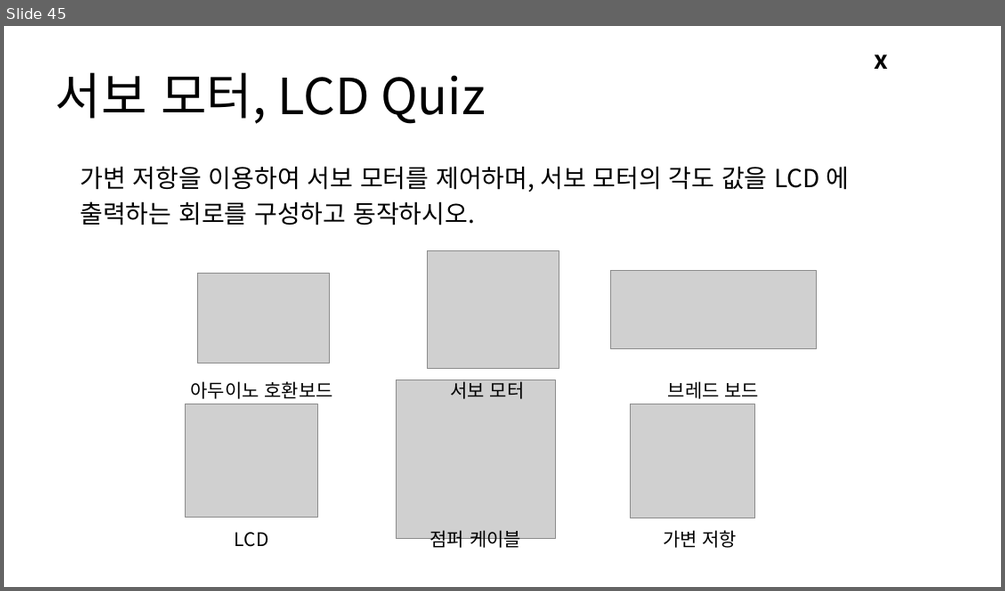
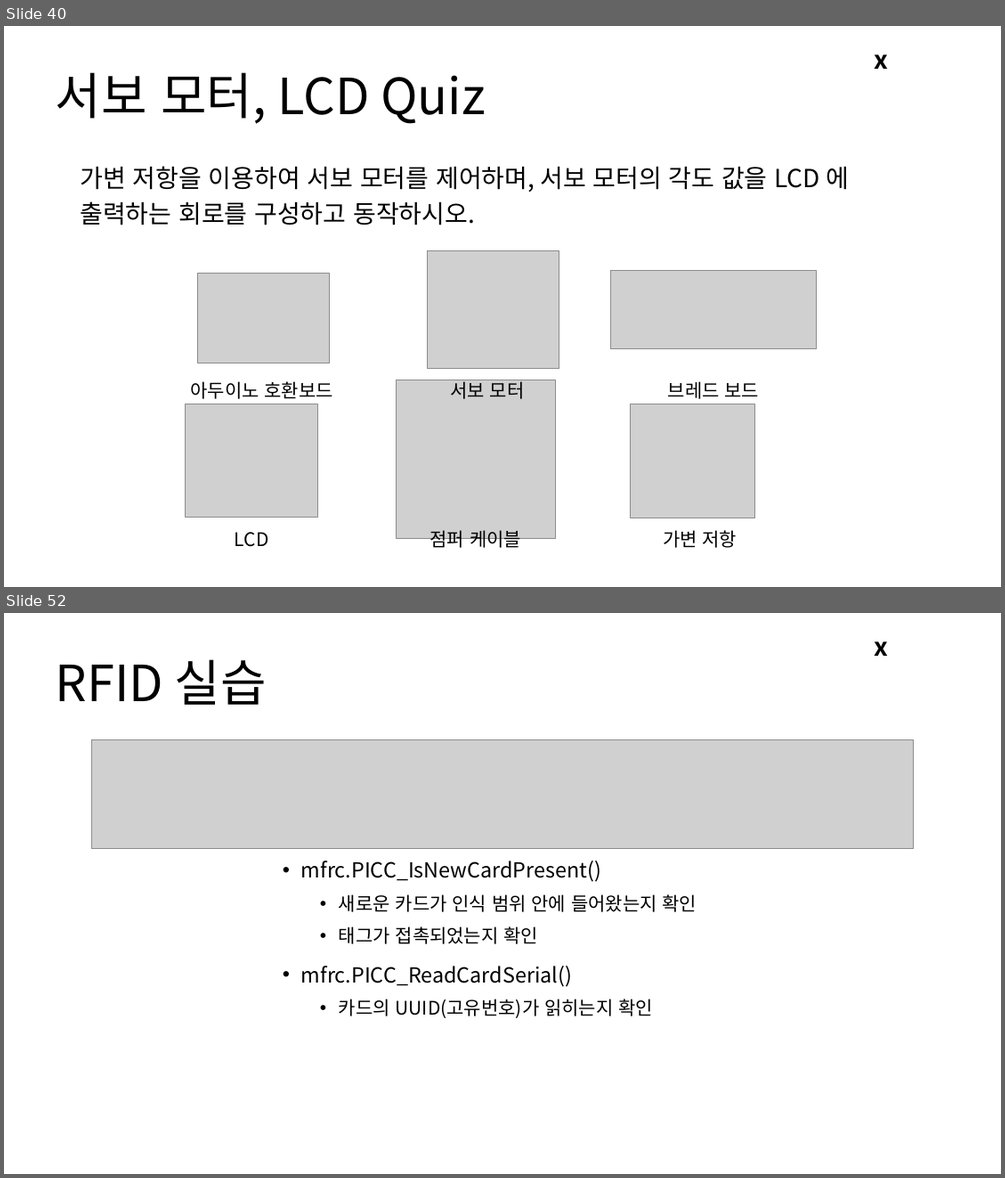
Before and after one commit to Leader-Lesson/KDT_RE_3rd, a slide deck: material/Arduino/03_아두이노 활용하기 2.pptx. Shown one above the other, each under a label of ours: slide 45 before the commit, slides 40 and 52 after it; the slides between them are not shown. The pictures are 1005x591 and 1005x1178 pixels, drawn with LibreOffice and Linux fonts; fonts in the diff are those of the drawing; grey boxes stand for pictures; background and template pictures are left out. Boxes give left, top, right and bottom in pixels: in the first picture for what was removed or moved away, otherwise in the second. Text is boxed around its words. In the diff, an @@ line names an element or a change of style, - is before the commit and + after.

```diff
--- a/material/Arduino/03_아두이노 활용하기 2.pptx
+++ b/material/Arduino/03_아두이노 활용하기 2.pptx
@@ slide 52 added at box(4, 613, 1001, 1174), background #FFFFFF; not listed: 1 template element that a slide beside it also shows @@
@@ title added at box(56, 659, 267, 705), 48 pt, text #000000 @@
+RFID 실습
@@ picture added at box(91, 740, 914, 849) @@
@@ text added at box(301, 860, 697, 1018), 20 pt, text #000000 @@
+• mfrc.PICC_IsNewCardPresent()
+  • 새로운 카드가 인식 범위 안에 들어왔는지 확인
+  • 태그가 접촉되었는지 확인
+• mfrc.PICC_ReadCardSerial()
+  • 카드의 UUID(고유번호)가 읽히는지 확인
@@ what was slide 45 is now slide 40 @@
```
Also in this commit, not shown: 6 slides changed, 15 other slides added, 11 slides removed, 5 other files.
